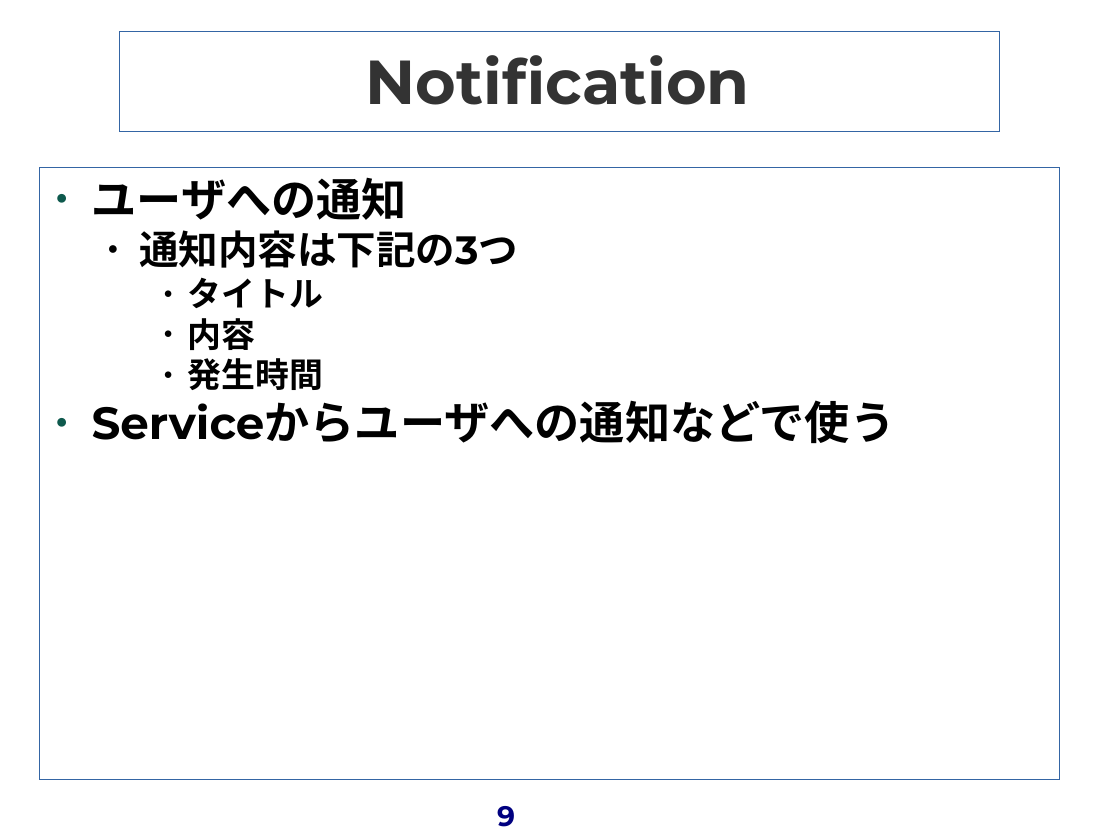
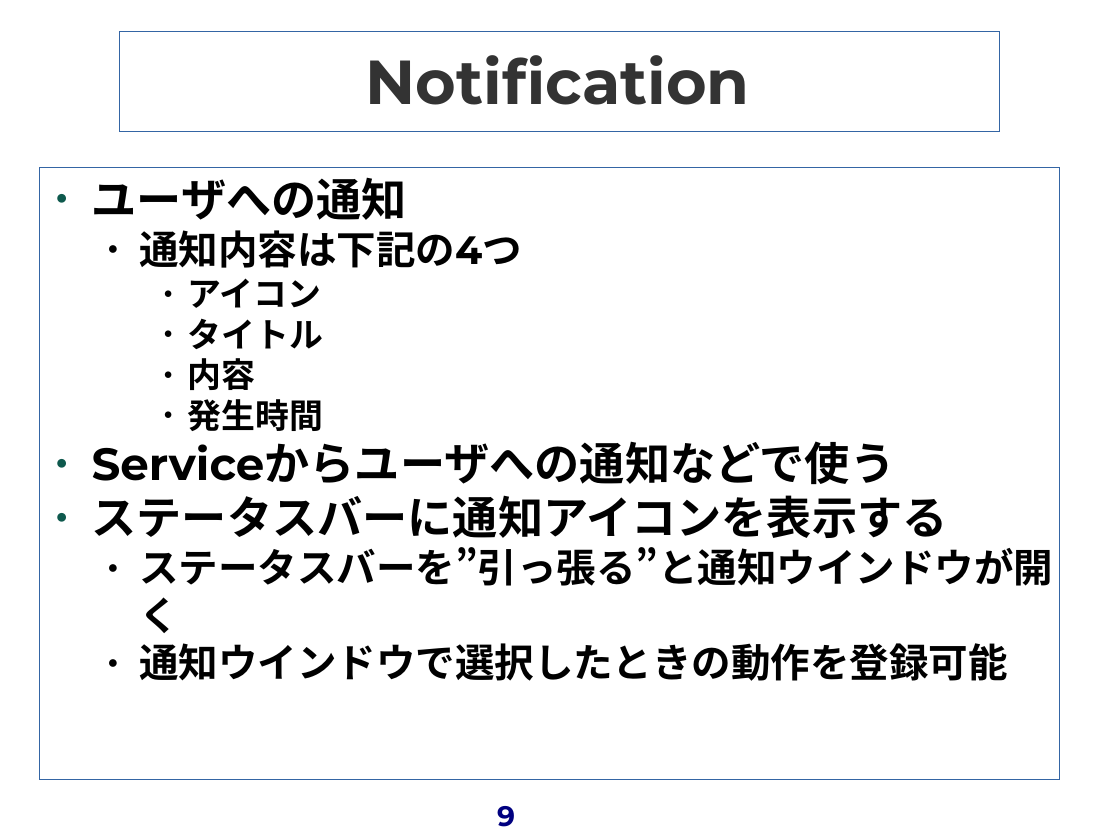
Before and after one commit to red13/presentations, a slide deck: slide 9 of android_20110219/activity.odp. Drawn at 1120x840 pixels with LibreOffice and Linux fonts; fonts in the diff are those of the drawing; background and template pictures are left out. Boxes give left, top, right and bottom in pixels: in the first picture for what was removed or moved away, otherwise in the second. Text is boxed around its words. In the diff, an @@ line names an element or a change of style, - is before the commit and + after.

Commit message:
add presentation

```diff
--- a/android_20110219/activity.odp
+++ b/android_20110219/activity.odp
@@ text at [140, 230, 522, 308]: text changed @@
-  ● 通知内容は下記の3つ
+  ● 通知内容は下記の4つ
+    ● アイコン
@@ text at [92, 495, 1054, 681]: paragraphs added @@
+● ステータスバーに通知アイコンを表示する
+  ● ステータスバーを”引っ張る”と通知ウインドウが開く
+  ● 通知ウインドウで選択したときの動作を登録可能
```
Also in this commit, not shown: 1 slide added, 1 other file.
